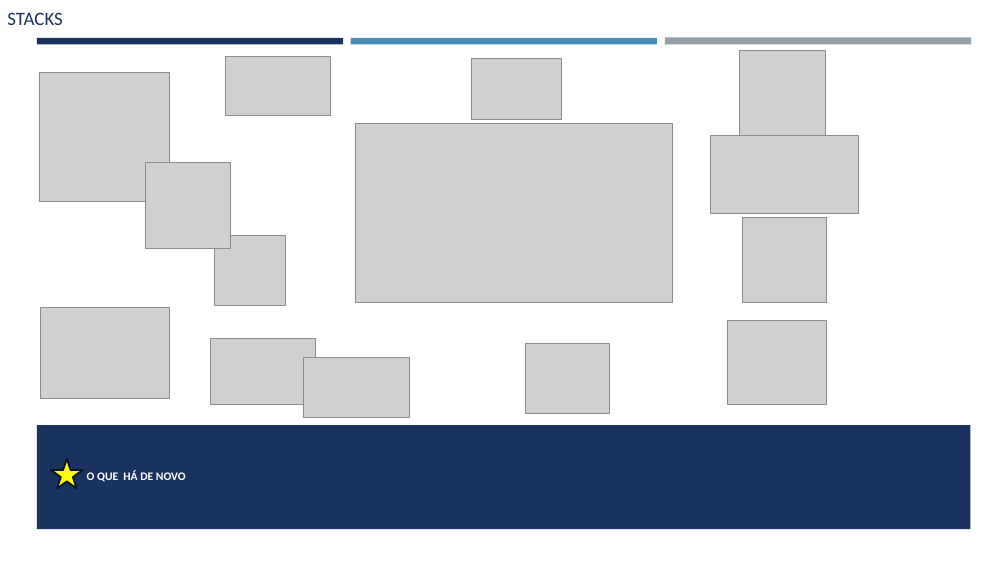
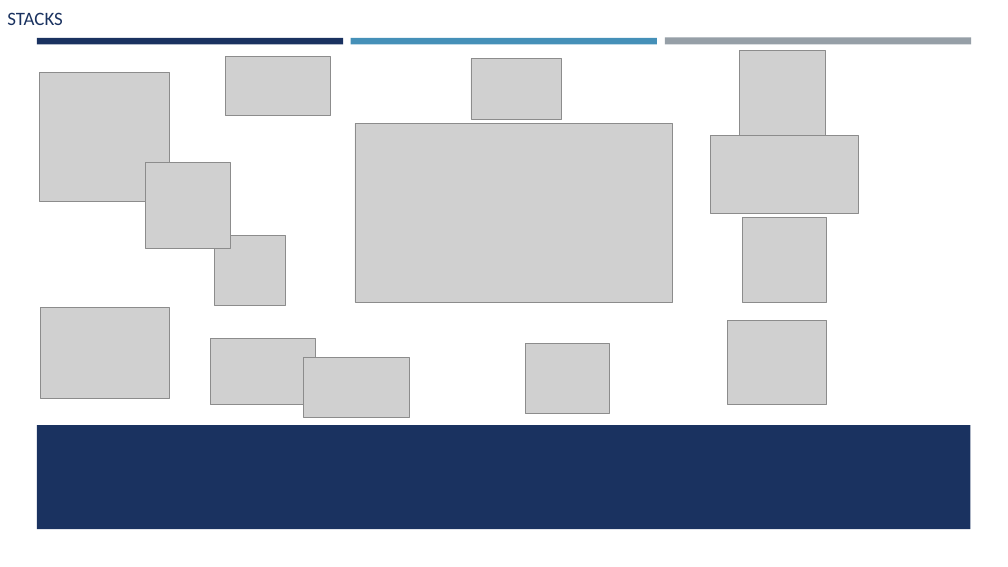
Before and after one commit to codes-and-technology/medico, a slide deck: slide 7 of docs/Desenho da Solução Hackathon - Fase 5 v3.pptx (slide 8 before the commit). Drawn at 1008x567 pixels with LibreOffice and Linux fonts; fonts in the diff are those of the drawing; grey boxes stand for pictures. Boxes give left, top, right and bottom in pixels: in the first picture for what was removed or moved away, otherwise in the second. Text is boxed around its words. In the diff, an @@ line names an element or a change of style, - is before the commit and + after.

```diff
--- a/docs/Desenho da Solução Hackathon - Fase 5 v3.pptx
+++ b/docs/Desenho da Solução Hackathon - Fase 5 v3.pptx
@@ star removed at (51, 459, 83, 489) @@
@@ text removed at (87, 470, 186, 482) @@
-O QUE HÁ DE NOVO
```
Also in this commit, not shown: 16 other slides changed, 2 slides added, 2 slides removed.
